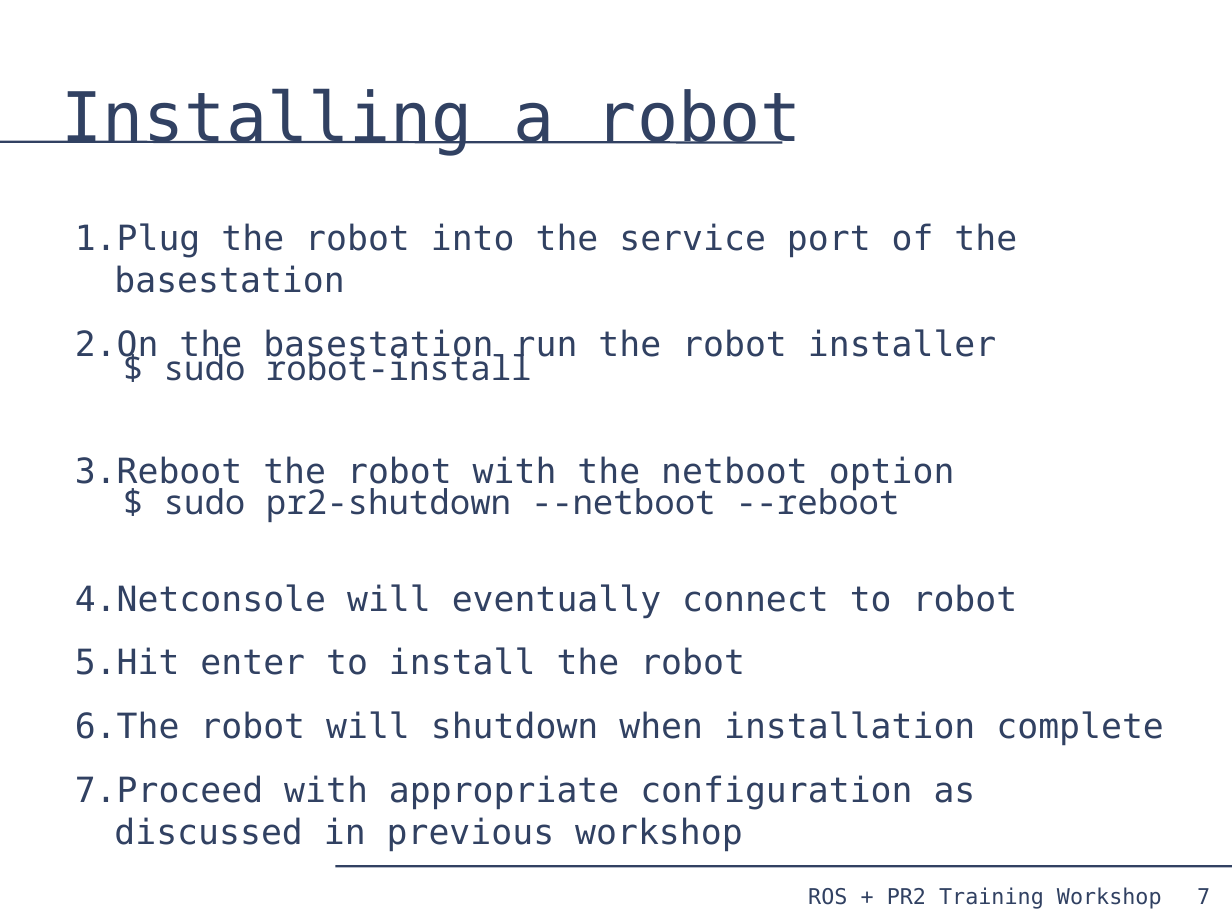
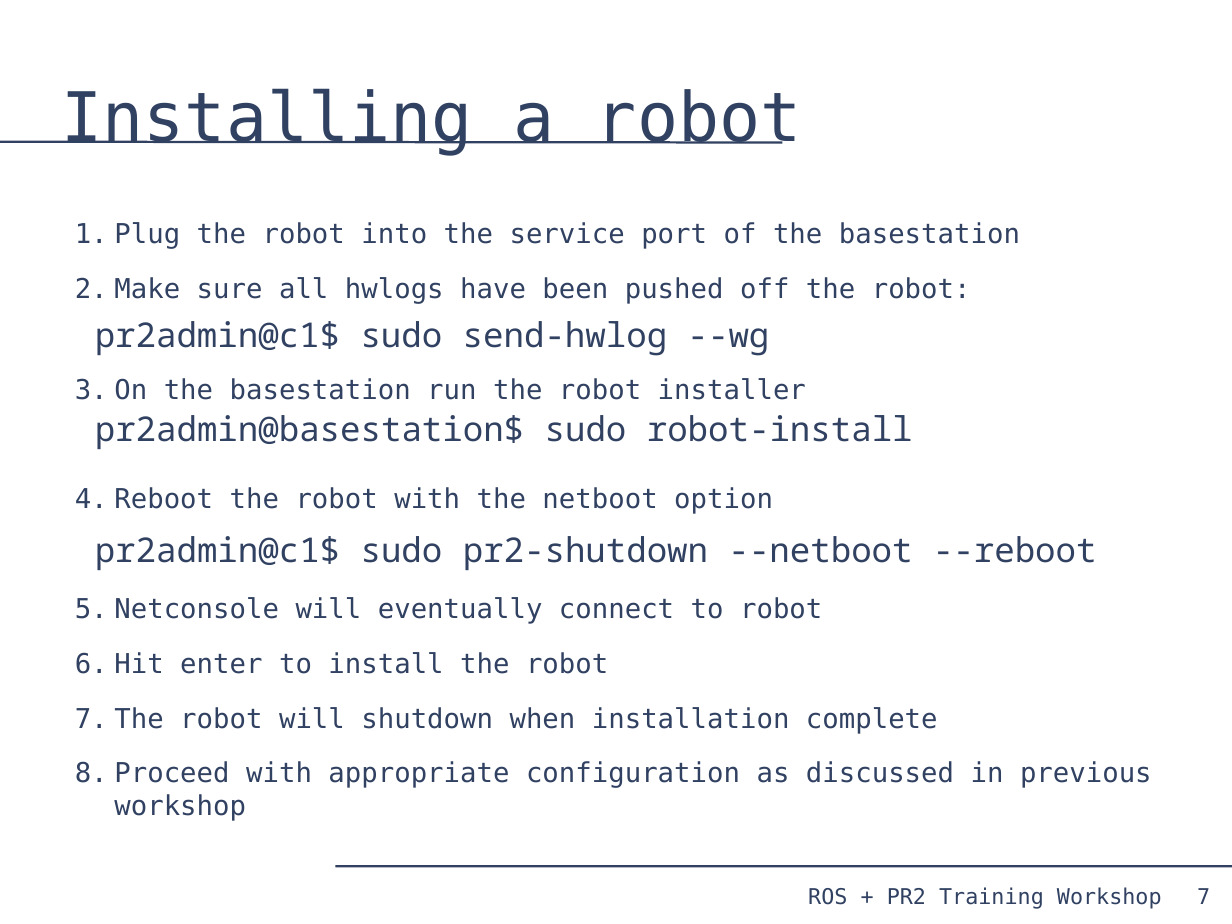
Before and after one commit to PR2/pr2_docs, a slide deck: slide 7 of pr2_training_workshop/reinstalling_pr2/reinstall.odp. Drawn at 1232x924 pixels with LibreOffice and Linux fonts; fonts in the diff are those of the drawing. Boxes give left, top, right and bottom in pixels: in the first picture for what was removed or moved away, otherwise in the second. Text is boxed around its words. In the diff, an @@ line names an element or a change of style, - is before the commit and + after.

```diff
--- a/pr2_training_workshop/reinstalling_pr2/reinstall.odp
+++ b/pr2_training_workshop/reinstalling_pr2/reinstall.odp
@@ text at box(114, 222, 1152, 821): size 22.4 to 17.6 pt in "Plug the robot into the service port ...", "On the basestation run the robot installer", "Reboot the robot with the netboot option", "Netconsole will eventually connect to robot" and 3 more places @@
@@ text at box(114, 277, 971, 304): paragraph added @@
+2. Make sure all hwlogs have been pushed off the robot:
@@ text added at box(95, 321, 770, 356), 22 pt, text #314162 @@
+pr2admin@c1$ sudo send-hwlog --wg
@@ text at box(95, 415, 913, 449): text changed @@
-$ sudo robot-install
+pr2admin@basestation$ sudo robot-install
@@ text at box(95, 536, 1097, 570): text changed @@
-$ sudo pr2-shutdown --netboot --reboot
+pr2admin@c1$ sudo pr2-shutdown --netboot --reboot
```
Also in this commit, not shown: 2 other files.
